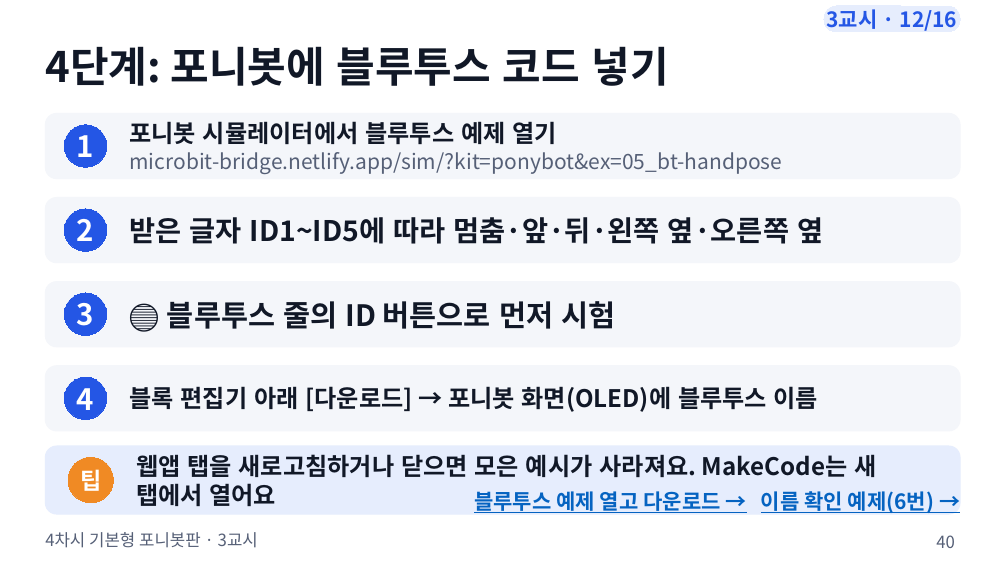
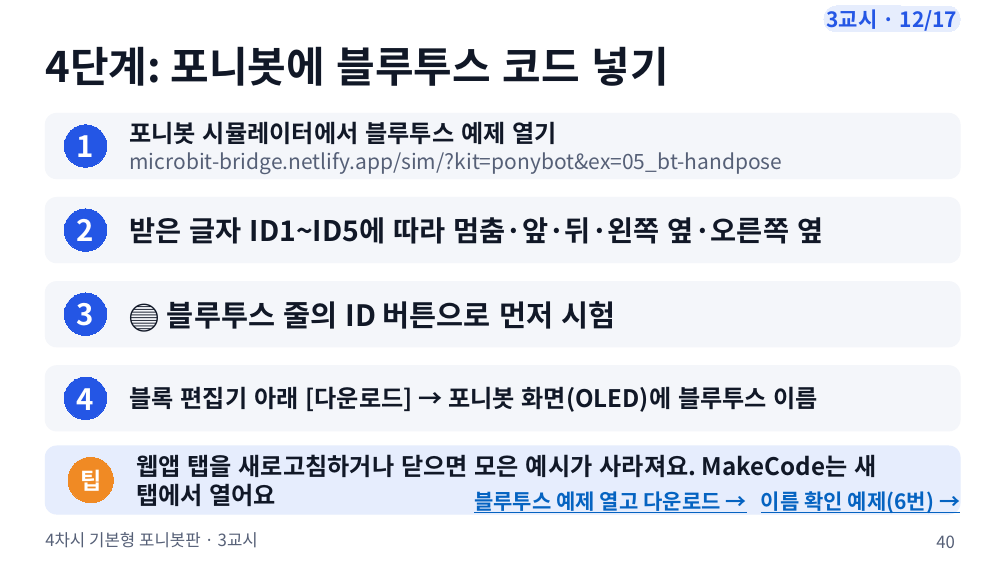
Before and after one commit to boundaryx01-uniquelife/microbit, a slide deck: slide 40 of materials/포니봇_4차시_기본형/ponybot_4차시_수업슬라이드.pptx. Drawn at 1008x567 pixels with LibreOffice and Linux fonts; fonts in the diff are those of the drawing. Boxes give left, top, right and bottom in pixels: in the first picture for what was removed or moved away, otherwise in the second. Text is boxed around its words. In the diff, an @@ line names an element or a change of style, - is before the commit and + after.

```diff
--- a/materials/포니봇_4차시_기본형/ponybot_4차시_수업슬라이드.pptx
+++ b/materials/포니봇_4차시_기본형/ponybot_4차시_수업슬라이드.pptx
@@ text in rounded rectangle at bbox=[827, 9, 958, 31]: text changed @@
-3교시 · 12/16
+3교시 · 12/17
```
Also in this commit, not shown: 14 other slides changed, 1 slide added, 9 other files.
